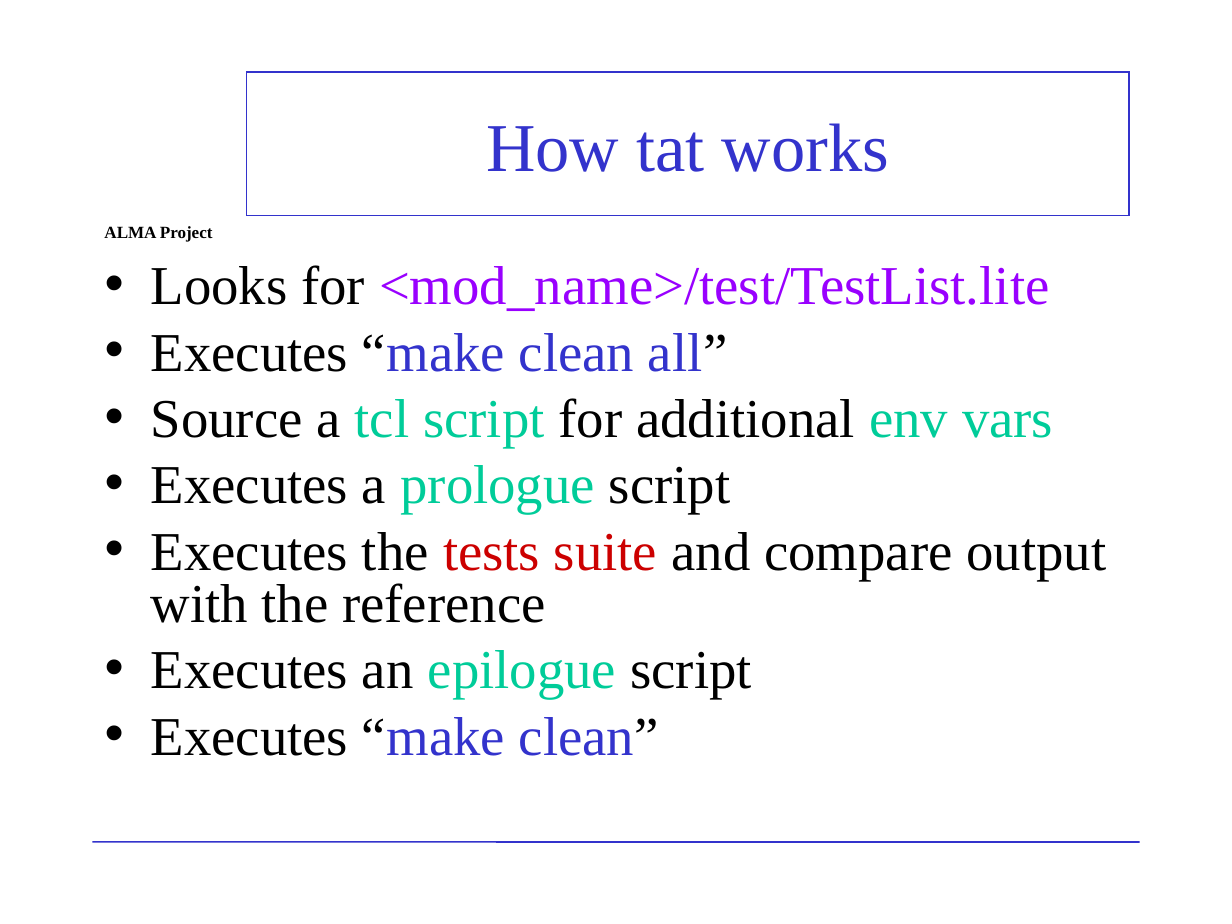
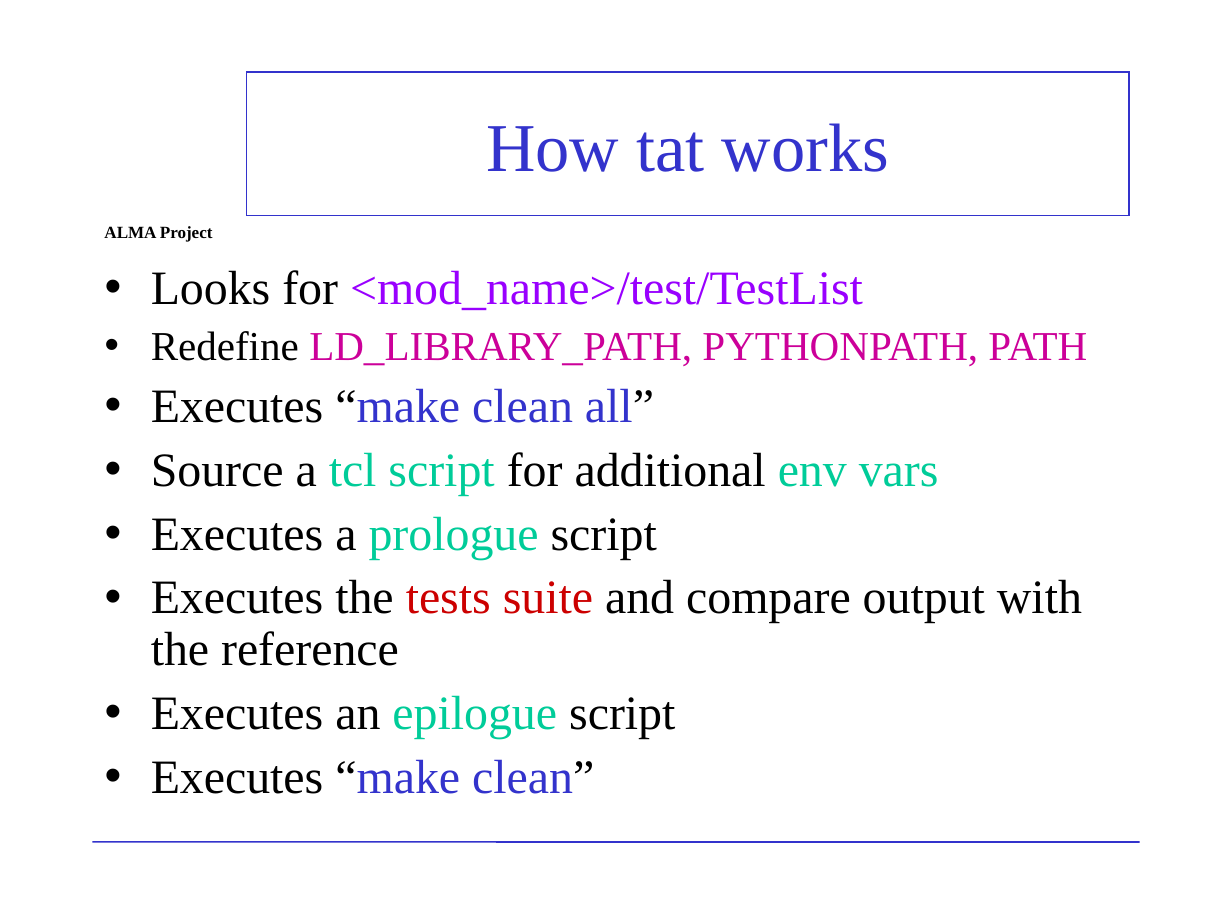
Before and after one commit to ACS-Community/ACS, a slide deck: slide 3 of Documents/ACS-Course/ACSCourse-TAT.ppt (slide 5 before the commit). Drawn at 1232x924 pixels with LibreOffice and Linux fonts; fonts in the diff are those of the drawing; background and template pictures are left out. Boxes give left, top, right and bottom in pixels: in the first picture for what was removed or moved away, otherwise in the second. Text is boxed around its words. In the diff, an @@ line names an element or a change of style, - is before the commit and + after.

```diff
--- a/Documents/ACS-Course/ACSCourse-TAT.ppt
+++ b/Documents/ACS-Course/ACSCourse-TAT.ppt
@@ text at (x1=151, y1=270, x2=1087, y2=366): text changed; size 32 to 24 pt; text colour #9900FF to #CC0099 @@
-• Looks for <mod_name>/test/TestList.lite
+• Looks for <mod_name>/test/TestList
+• Redefine LD_LIBRARY_PATH, PYTHONPATH, PATH
@@ text at (x1=151, y1=388, x2=1082, y2=794): size 32 to 28 pt in "Executes “make clean all”", "Source a tcl script for additional env ...", "Executes a prologue script", "Executes the tests suite and compare output ..." and 2 more places; line spacing 0.8 to 0.9; less space between paragraphs @@
```
Also in this commit, not shown: 5 other slides changed, 2 slides added, 2 slides removed.
